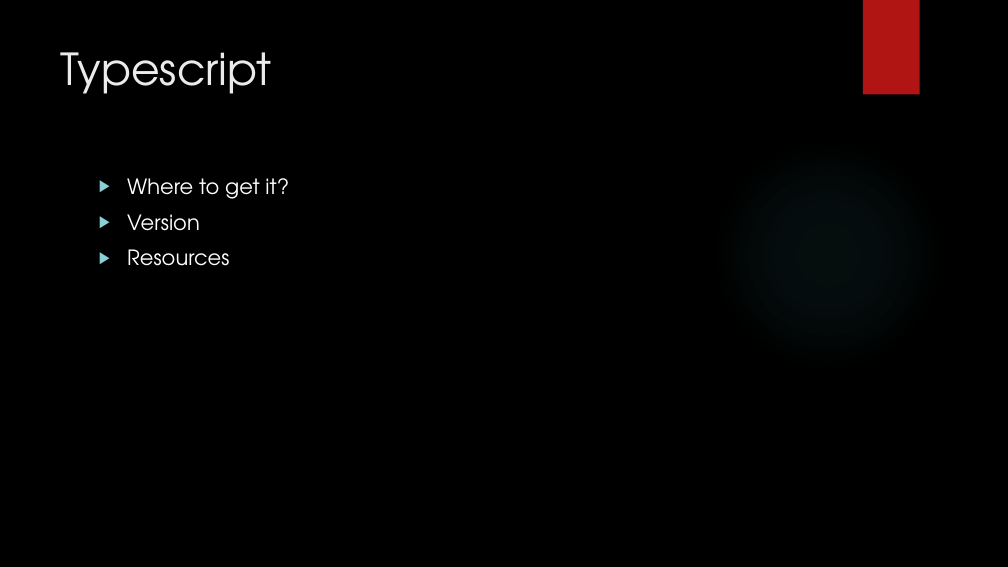
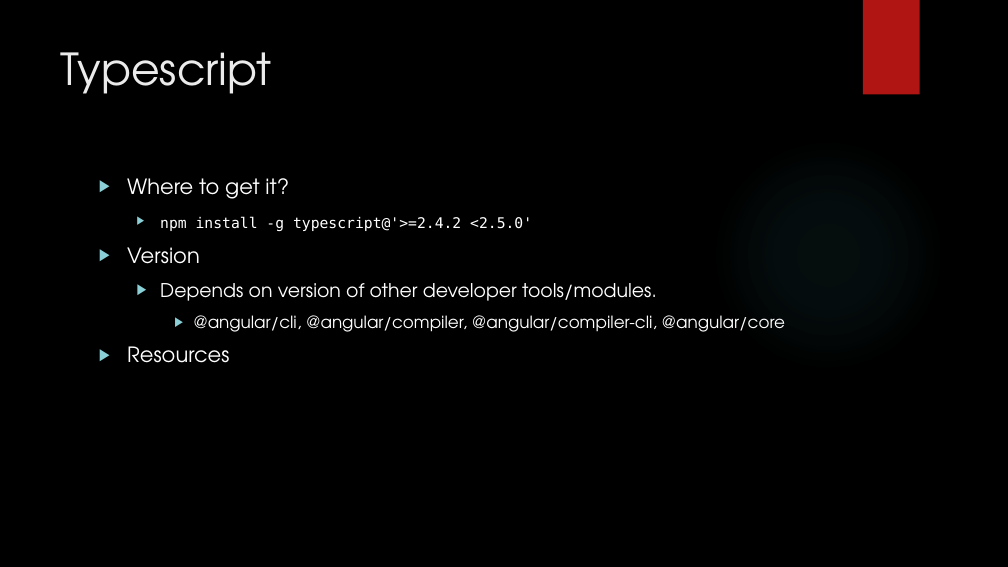
Before and after one commit to buildmotion/custom-angular-modules, a slide deck: slide 26 of presentation/custom-angular-modules.pptx. Drawn at 1008x567 pixels with LibreOffice and Linux fonts; fonts in the diff are those of the drawing; background and template pictures are left out. Boxes give left, top, right and bottom in pixels: in the first picture for what was removed or moved away, otherwise in the second. Text is boxed around its words. In the diff, an @@ line names an element or a change of style, - is before the commit and + after.

```diff
--- a/presentation/custom-angular-modules.pptx
+++ b/presentation/custom-angular-modules.pptx
@@ text at [160,216,532,231]: paragraph added @@
+  ▶ npm install -g typescript@'>=2.4.2 <2.5.0'
@@ text at [160,283,785,332]: paragraphs added @@
+  ▶ Depends on version of other developer tools/modules.
+    ▶ @angular/cli, @angular/compiler, @angular/compiler-cli, @angular/core
```
Also in this commit, not shown: 3 other slides changed.
